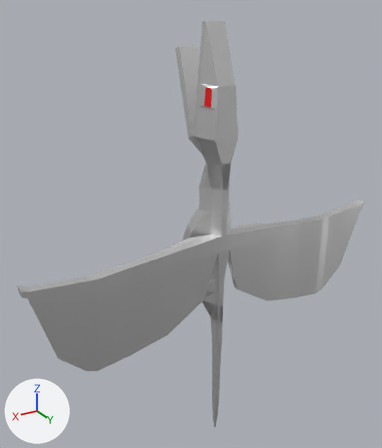
An edit to the COLLADA model Assets/Imports/DragonBodyParts.dae, drawn before and after from the same camera.
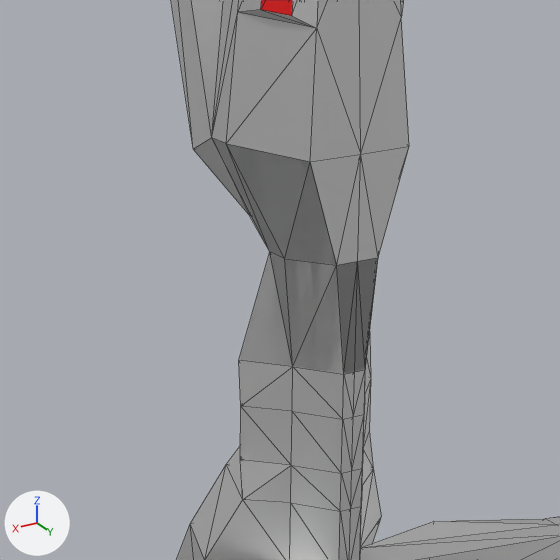
The first picture shows the older version from a 50 mm camera at (27.91, 40.97, 24.87) aimed at (0.61, -4.52, 2.13). The close-ups show both versions on the part from 38% to 71% of the width and 23% to 52% of the height of that picture; other places that the commit changed are outside them. Arrows for +X, +Y and +Z are at lower left; the lights stay in place. The close-ups show mesh edges as thin lines.

Objects in the first close-up: 'Body.001', 'BottomMouth.001', 'TopMouth.001', 'WingRight.001'.
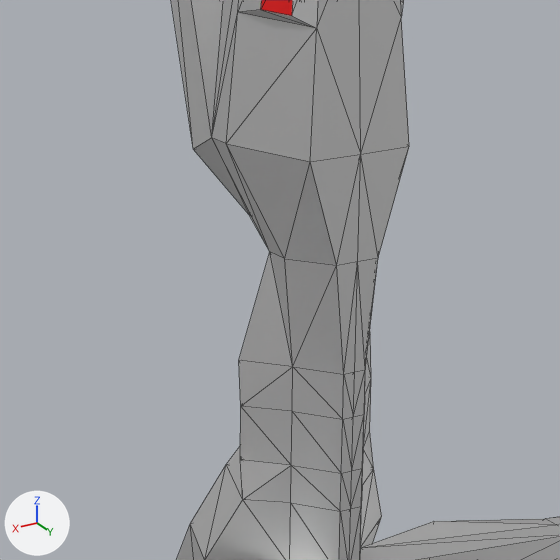
Where the newer file only moved an object's origin or applied its transform, the numbers keep the older frame.

Pixel boxes [x1, y1, x2, y2] of what changed, in the close-ups (560 x 560 px):
```json
{"object": "BottomMouth.001", "change": "reshaped", "before": [171, 0, 310, 258], "after": [171, 0, 268, 248]}
{"part": 1, "of": "me_cube_009", "change": "deleted", "before": [212, 138, 310, 258]}
```

Scene script edits in JSON lines:
```json
{"block": "me_cube_009", "where": "# used by ob_bottommouth_001; location = (0.0, 0.0, 0.0)"}
{"op": "remove", "block": "me_cube_009", "code": "me_cube_009.from_pydata(...)  # 37 vertices, 60 faces; spans x -2.0..2.0, y -7.09..1.0, z 7.66..20.47"}
{"op": "add", "block": "me_cube_009", "code": "me_cube_009.from_pydata(...)  # 18 vertices, 32 faces; spans x -2.0..2.0, y -7.09..-0.62, z 10.22..20.47"}
{"block": "me_cube_009", "change": "me_cube_009 part 1"}
{"block": "me_cube_009", "change": "19 vertices are removed from x -2.0..2.0, y -1.27..1.0, z 7.66..12.62"}
{"block": "me_cube_009", "change": "28 faces are deleted"}
```
